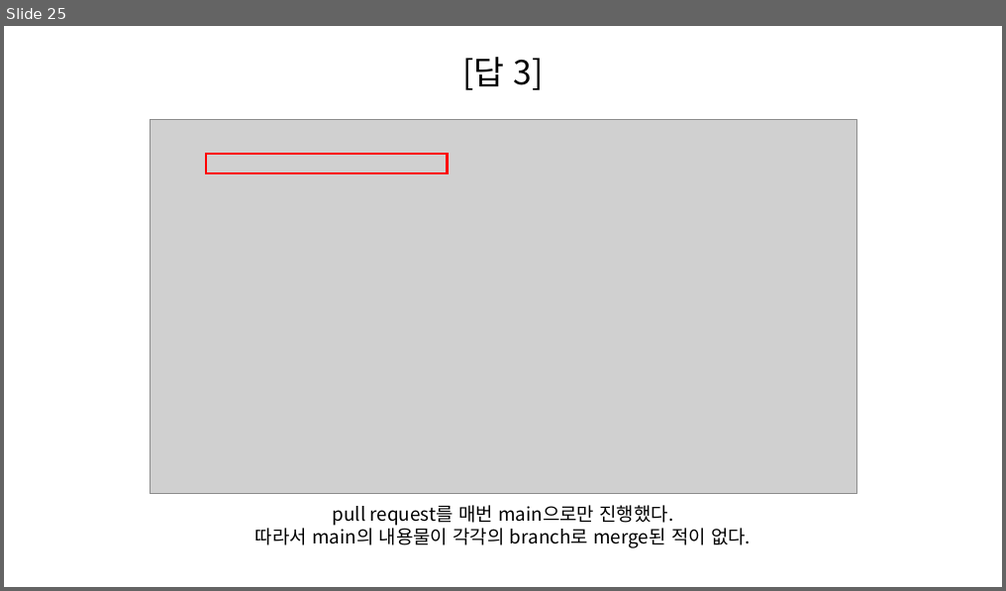
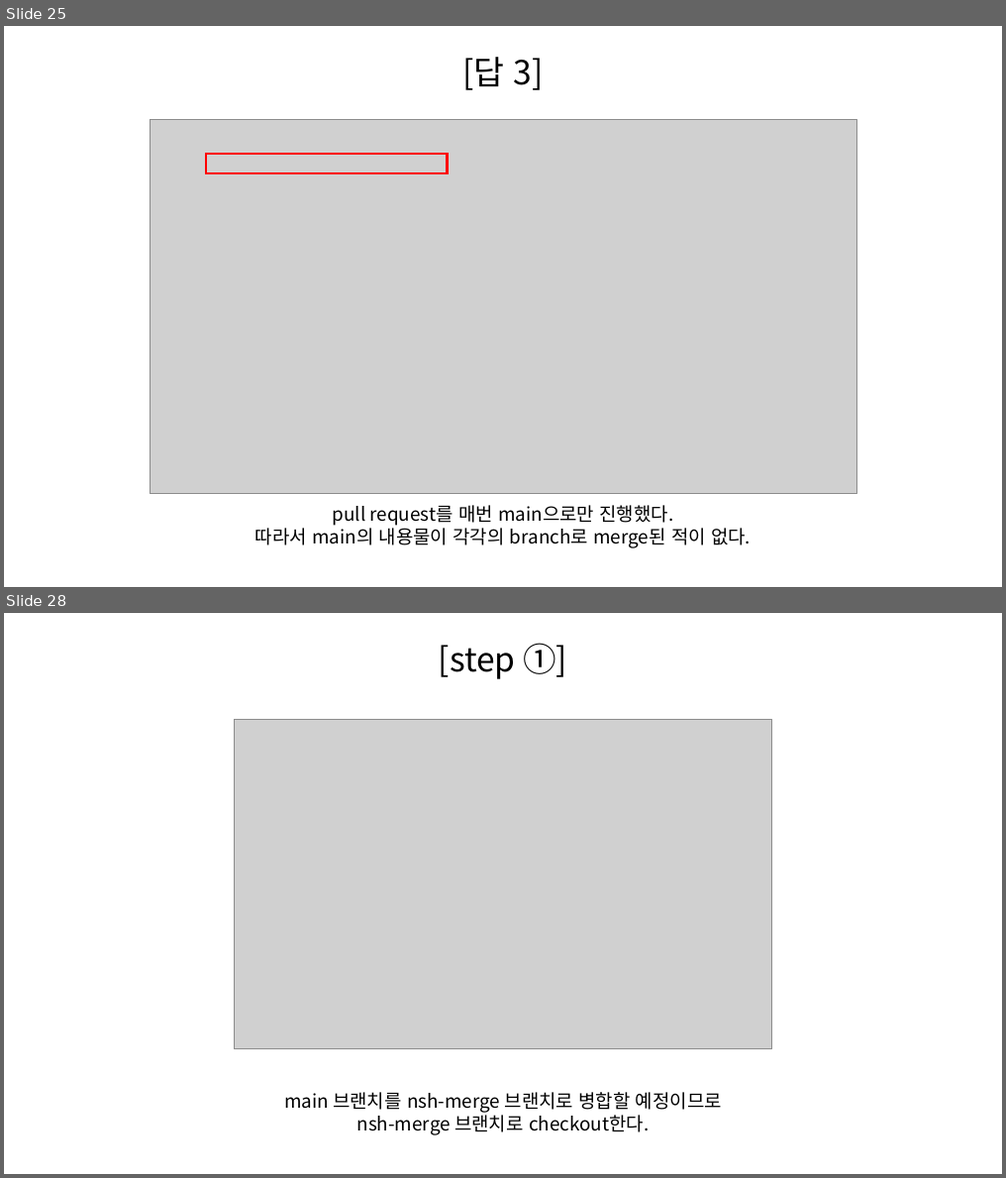
Before and after one commit to SeungHeeNoh/study_well, a slide deck: docs/4. merge.pptx. Shown one above the other, each under a label of ours: slide 25 before the commit, slides 25 and 28 after it; the slides between them are not shown. The pictures are 1006x591 and 1006x1178 pixels, drawn with LibreOffice and Linux fonts; fonts in the diff are those of the drawing; grey boxes stand for pictures. Boxes give left, top, right and bottom in pixels: in the first picture for what was removed or moved away, otherwise in the second. Text is boxed around its words. In the diff, an @@ line names an element or a change of style, - is before the commit and + after.

Commit message:
study 자료 > 참고 문헌 표기 변경 및 sourcetree를 이용한 merge 방법 내용 추가

```diff
--- a/docs/4. merge.pptx
+++ b/docs/4. merge.pptx
@@ slide 28 added at [4,613,1002,1174], background #FFFFFF @@
@@ text added at [439,643,567,679], 32 pt, text #000000 @@
+[step ①]
@@ picture added at [234,719,772,1050] @@
@@ text added at [284,1092,722,1136], 18 pt, text #000000 @@
+main 브랜치를 nsh-merge 브랜치로 병합할 예정이므로
+nsh-merge 브랜치로 checkout한다.
```
Also in this commit, not shown: 3 slides changed, 12 other slides added.
